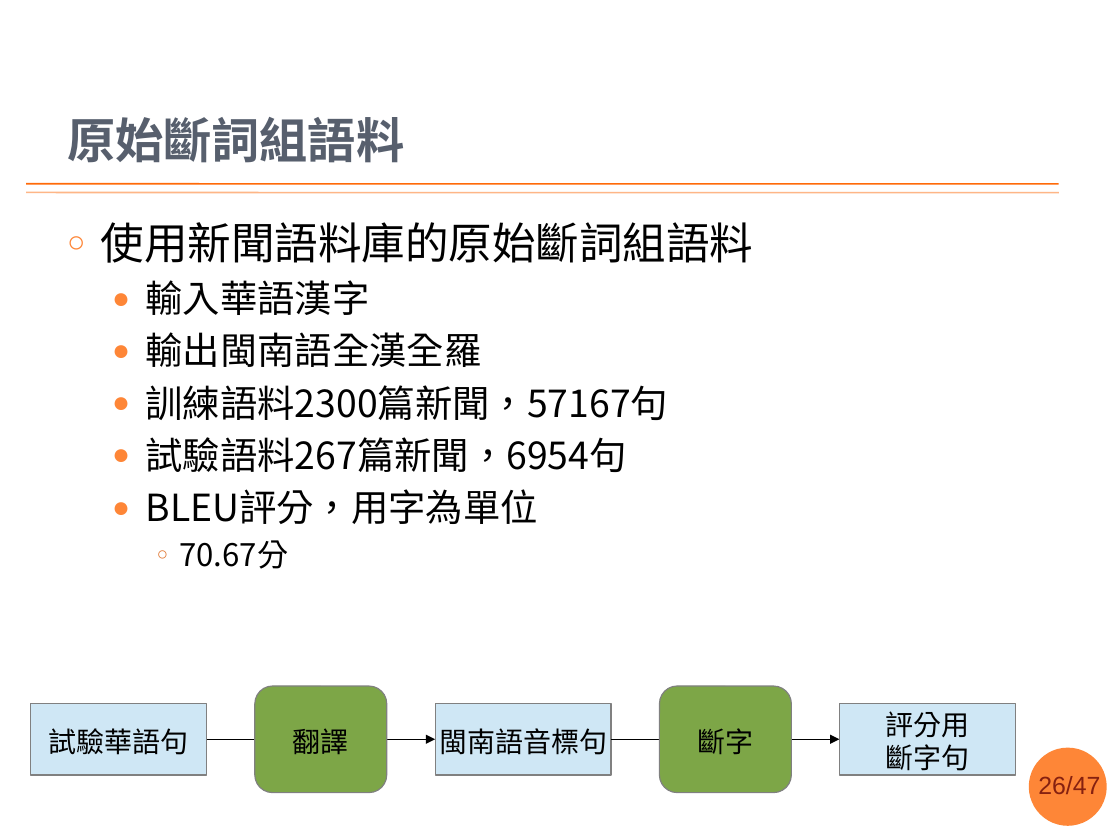
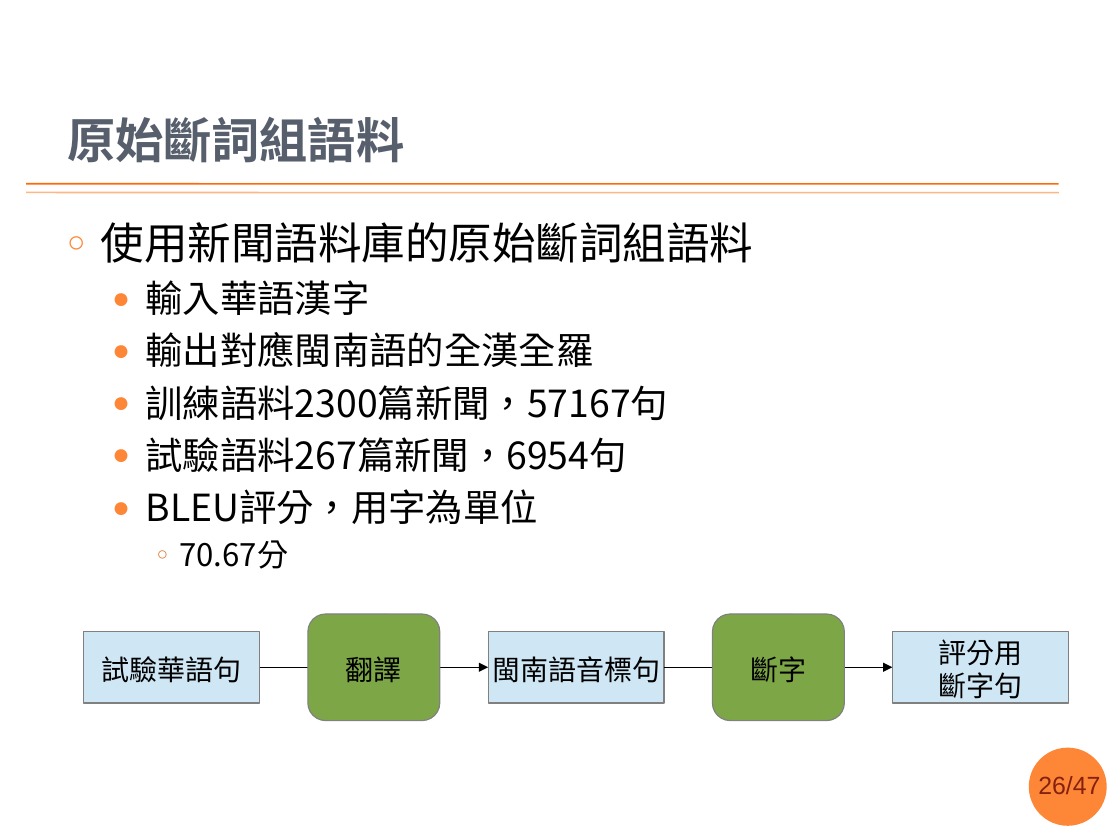
Before and after one commit to sih4sing5hong5/po3-ko3_tau5-iann2-phinn3, a slide deck: slide 26 of 翻譯報告.pptx. Drawn at 1120x840 pixels with LibreOffice and Linux fonts; fonts in the diff are those of the drawing; background and template pictures are left out. Boxes give left, top, right and bottom in pixels: in the first picture for what was removed or moved away, otherwise in the second. Text is boxed around its words. In the diff, an @@ line names an element or a change of style, - is before the commit and + after.

```diff
--- a/翻譯報告.pptx
+++ b/翻譯報告.pptx
@@ text at box(146, 332, 594, 367): text changed @@
-  ● 輸出閩南語全漢全羅
+  ● 輸出對應閩南語的全漢全羅
@@ 2 rectangles, 1 rounded rectangle, 1 arrow: place and size @@
-2 rectangles, 1 rounded rectangle, 1 arrow at box(30, 685, 1016, 792)
+2 rectangles, 1 rounded rectangle, 1 arrow at box(84, 614, 1068, 720)
@@ 1 rounded rectangle, 1 rectangle, 1 arrow: place and size @@
-1 rounded rectangle, 1 rectangle, 1 arrow at box(436, 685, 839, 792)
+1 rounded rectangle, 1 rectangle, 1 arrow at box(488, 614, 893, 720)
```
Also in this commit, not shown: 10 other slides changed.
